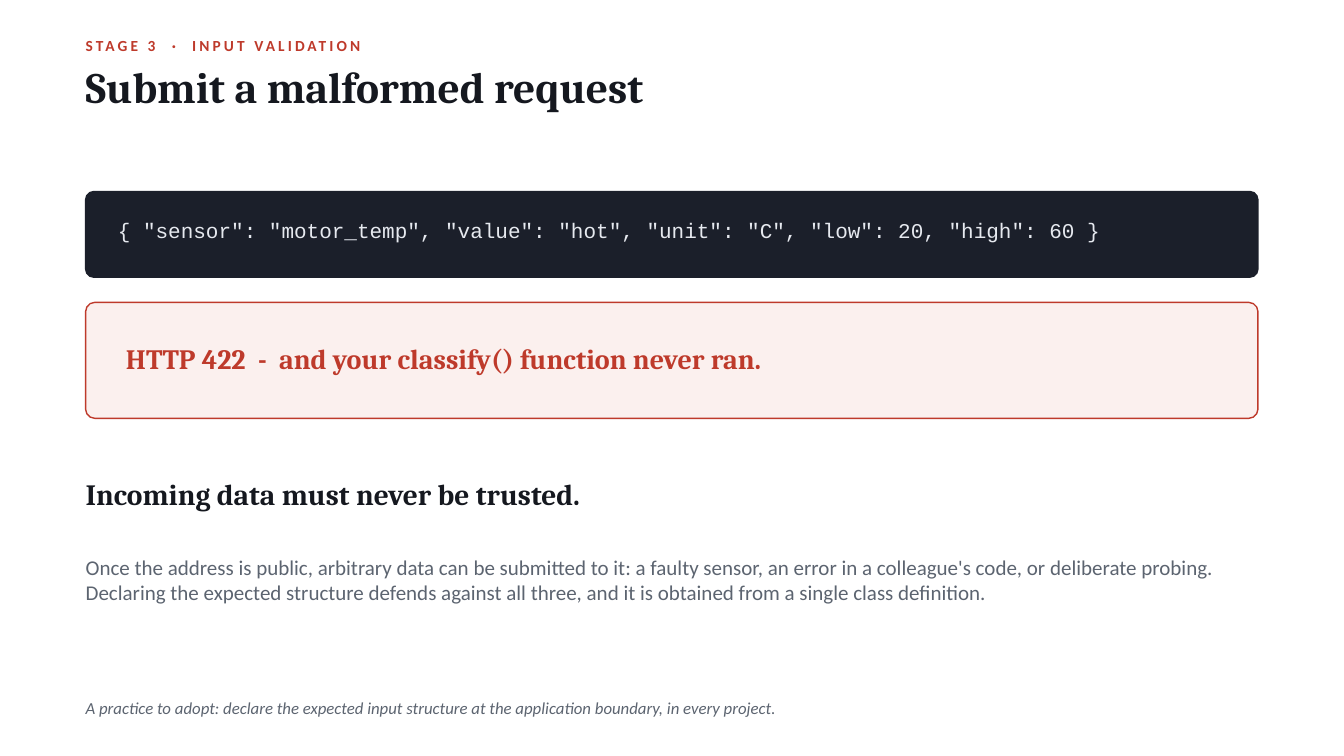
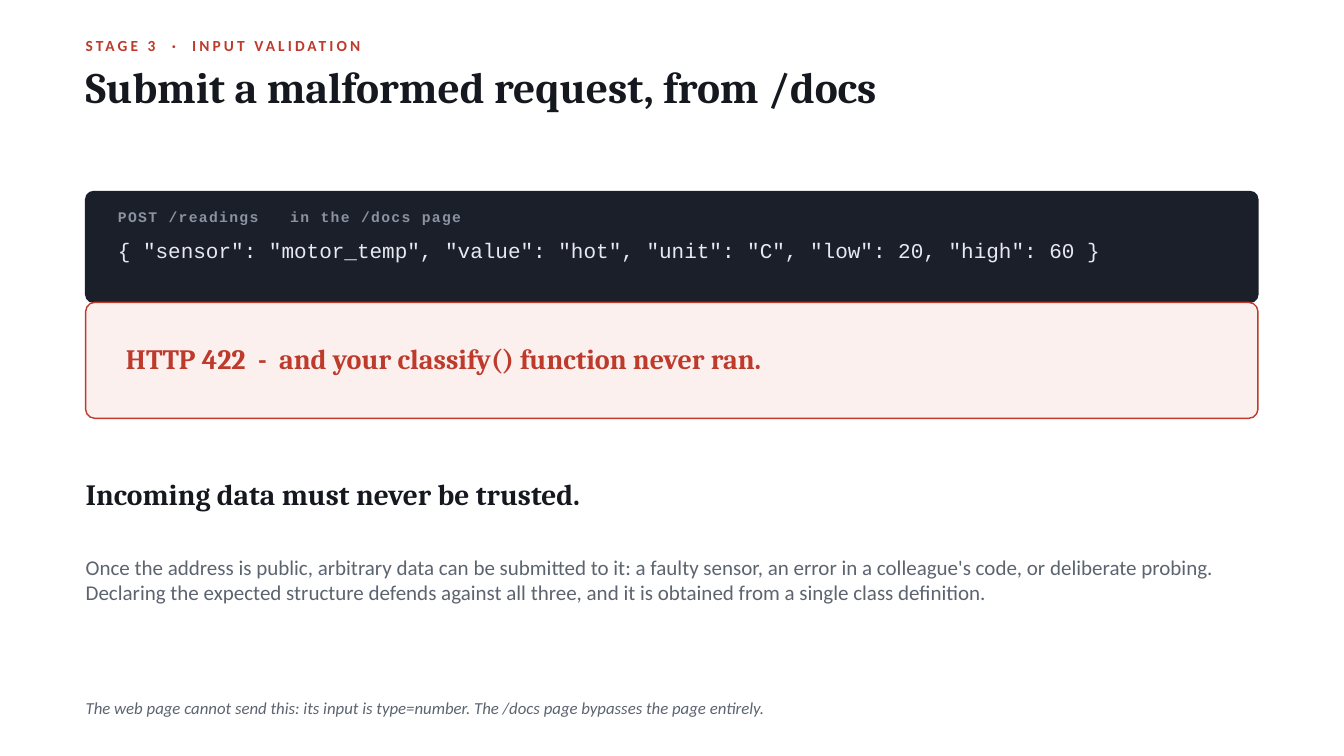
Before and after one commit to Shamsu3100/demon-, a slide deck: slide 48 of Nexus_Workshop_Deck.pptx. Drawn at 1344x756 pixels with LibreOffice and Linux fonts; fonts in the diff are those of the drawing. Boxes give left, top, right and bottom in pixels: in the first picture for what was removed or moved away, otherwise in the second. Text is boxed around its words. In the diff, an @@ line names an element or a change of style, - is before the commit and + after.

```diff
--- a/Nexus_Workshop_Deck.pptx
+++ b/Nexus_Workshop_Deck.pptx
@@ text at <box>86,72,876,113</box>: text changed @@
-Submit a malformed request
+Submit a malformed request, from /docs
@@ rounded rectangle: place and size @@
-rounded rectangle at <box>86,192,1258,277</box>
+rounded rectangle at <box>86,192,1258,302</box>
@@ rounded rectangle at <box>86,192,1258,302</box>: proportions changed @@
@@ text "{ "sensor": "motor_temp", "value": "hot", ...": place and size @@
-text "{ "sensor": "motor_temp", "value": "hot", ..." at <box>143,223,1074,243</box>
+text "{ "sensor": "motor_temp", "value": "hot", ..." at <box>143,243,1074,263</box>
@@ text added at <box>118,211,461,225</box>, 10.5 pt, text #8B93A3, bold @@
+POST /readings in the /docs page
@@ text at <box>86,702,764,717</box>: text changed @@
-A practice to adopt: declare the expected input structure at the application boundary, in every project.
+The web page cannot send this: its input is type=number. The /docs page bypasses the page entirely.
```
Also in this commit, not shown: 1 slide added, 1 slide removed, 9 other files.
